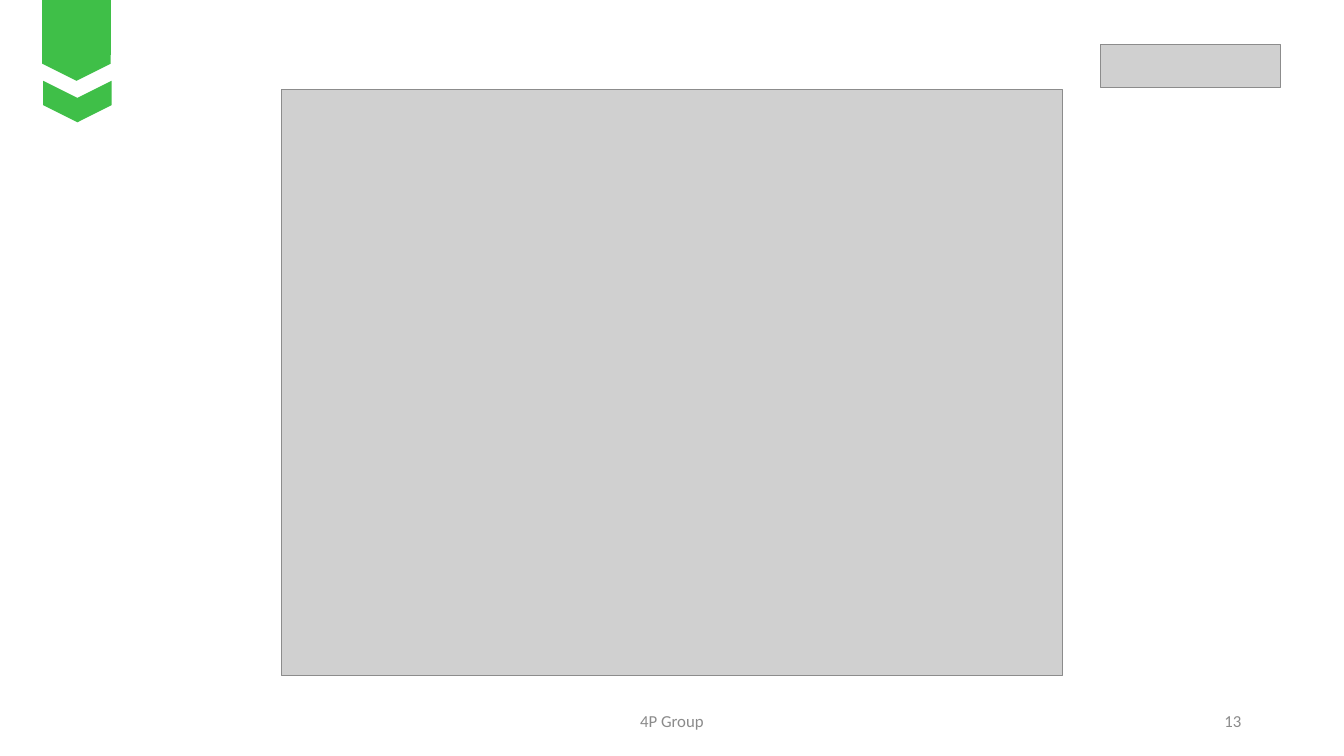
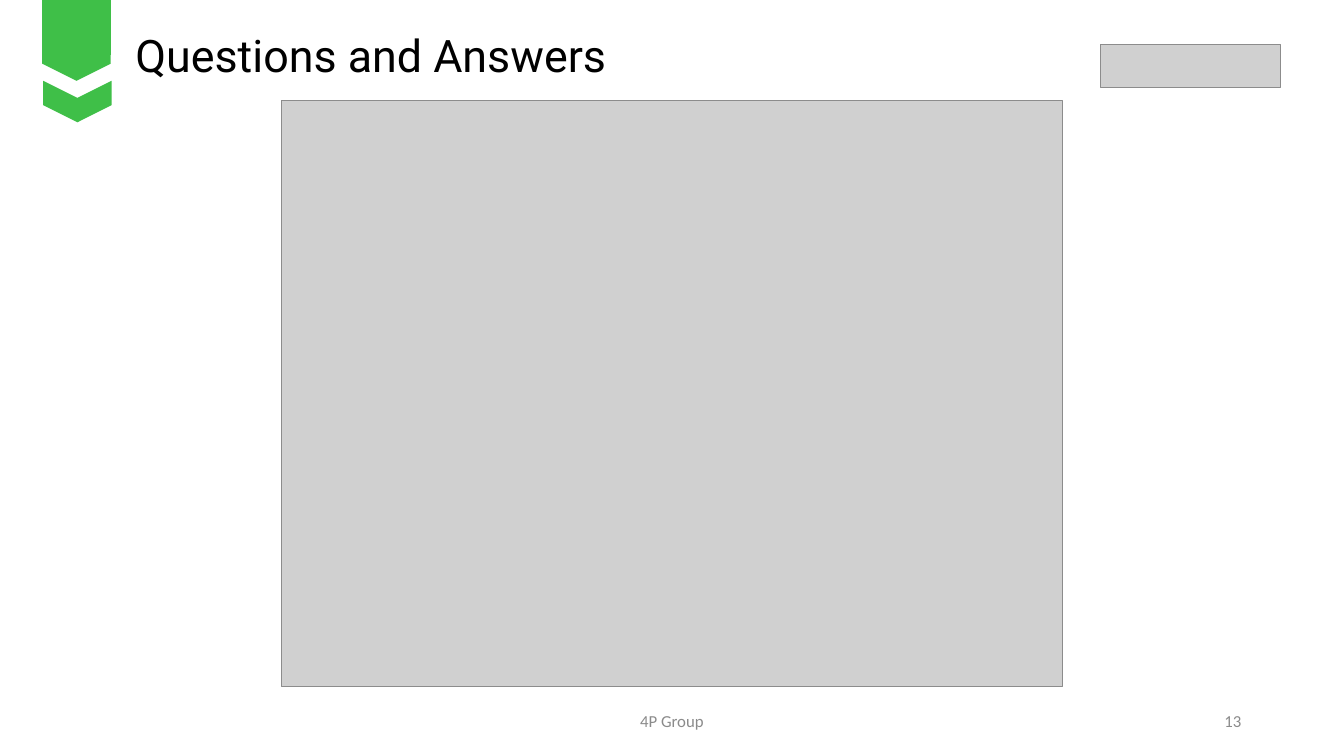
Before and after one commit to nhanntce/Fall_Group01, a slide deck: slide 13 of [Group 01][4P Food][PowerPointSWD].pptx. Drawn at 1344x756 pixels with LibreOffice and Linux fonts; fonts in the diff are those of the drawing; grey boxes stand for pictures. Boxes give left, top, right and bottom in pixels: in the first picture for what was removed or moved away, otherwise in the second. Text is boxed around its words. In the diff, an @@ line names an element or a change of style, - is before the commit and + after.

```diff
--- a/[Group 01][4P Food][PowerPointSWD].pptx
+++ b/[Group 01][4P Food][PowerPointSWD].pptx
@@ text added at [135,38,606,78], 32 pt, text #000000 @@
+Questions and Answers
@@ picture: place and size @@
-picture at [281,90,1063,676]
+picture at [281,101,1063,687]
```
Also in this commit, not shown: 12 other slides changed, 13 other files.
